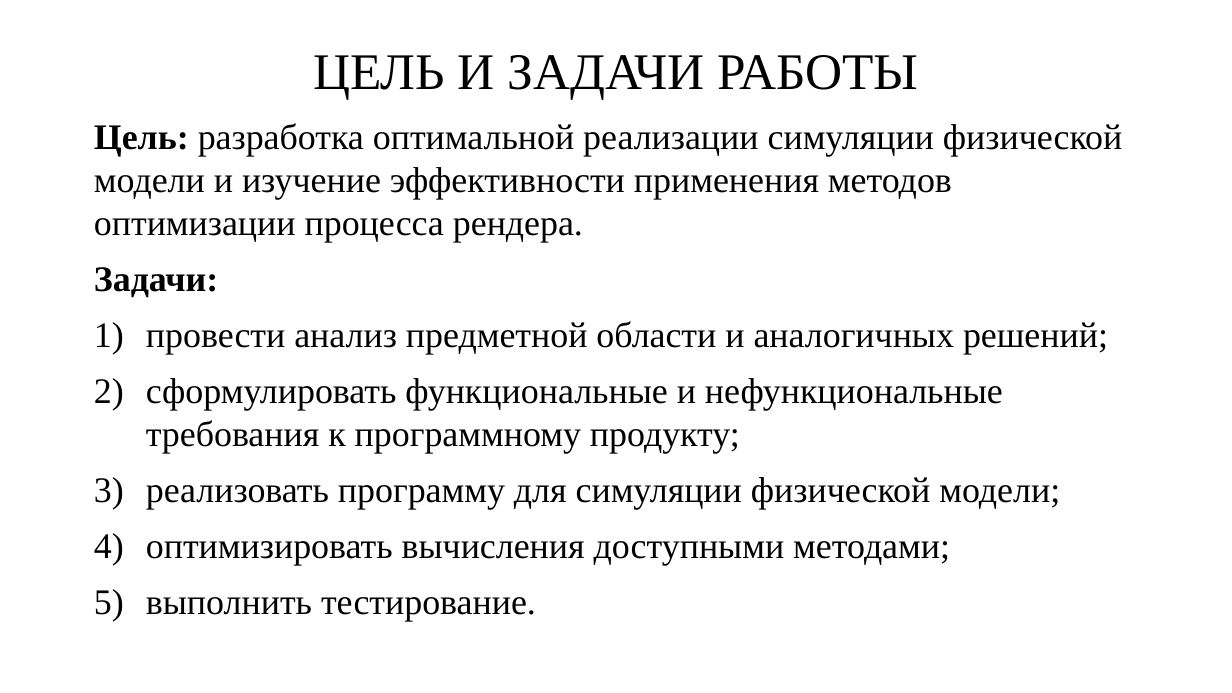
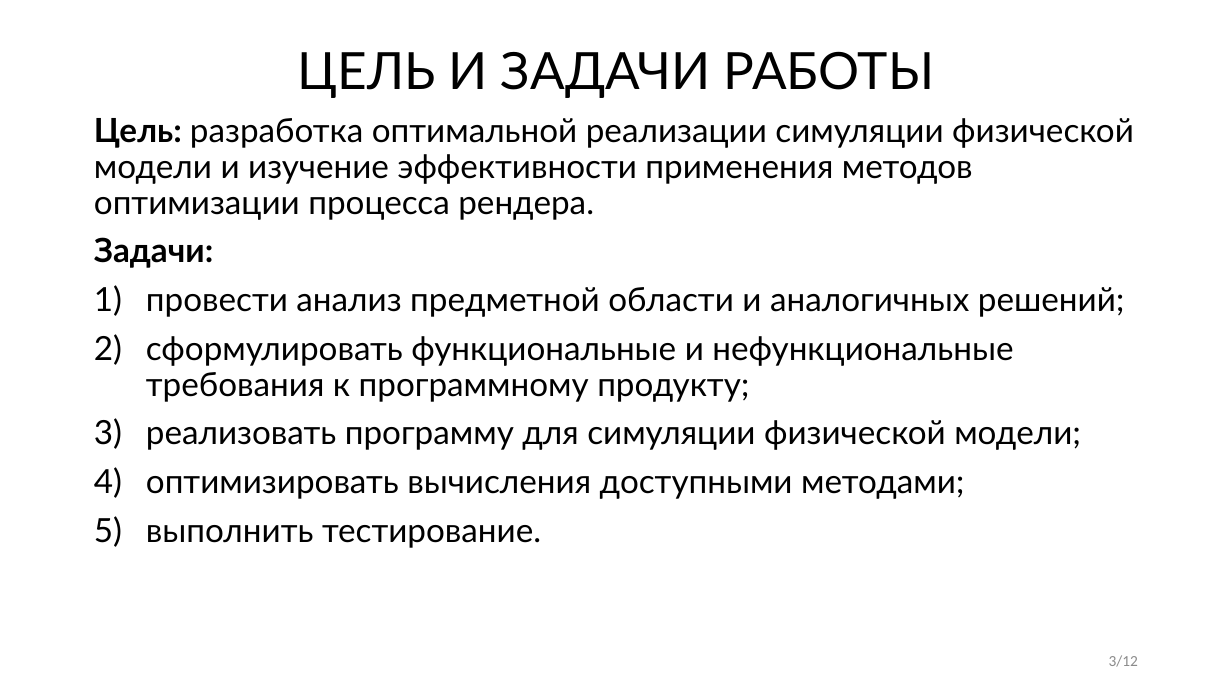
Before and after one commit to molo4kaPlus/particle_benchmark, a slide deck: slide 3 of docs/КузьминГО_курсовая.pptx (slide 2 before the commit). Drawn at 1232x693 pixels with LibreOffice and Linux fonts; fonts in the diff are those of the drawing. Boxes give left, top, right and bottom in pixels: in the first picture for what was removed or moved away, otherwise in the second. Text is boxed around its words. In the diff, an @@ line names an element or a change of style, - is before the commit and + after.

```diff
--- a/docs/КузьминГО_курсовая.pptx
+++ b/docs/КузьминГО_курсовая.pptx
@@ title "ЦЕЛЬ И ЗАДАЧИ РАБОТЫ" at [297,51,935,98]: font Times New Roman to Lato @@
@@ text "Цель: разработка оптимальной реализации симуляции ..." at [94,118,1134,548]: size 28 to 25.9 pt, font Times New Roman to Lato; line spacing 1 to 0.9 @@
@@ page number added at [1109,655,1138,667], 12 pt, text #8C8C8C @@
+3/12
```
Also in this commit, not shown: 9 other slides changed, 2 slides added, 2 other files.
